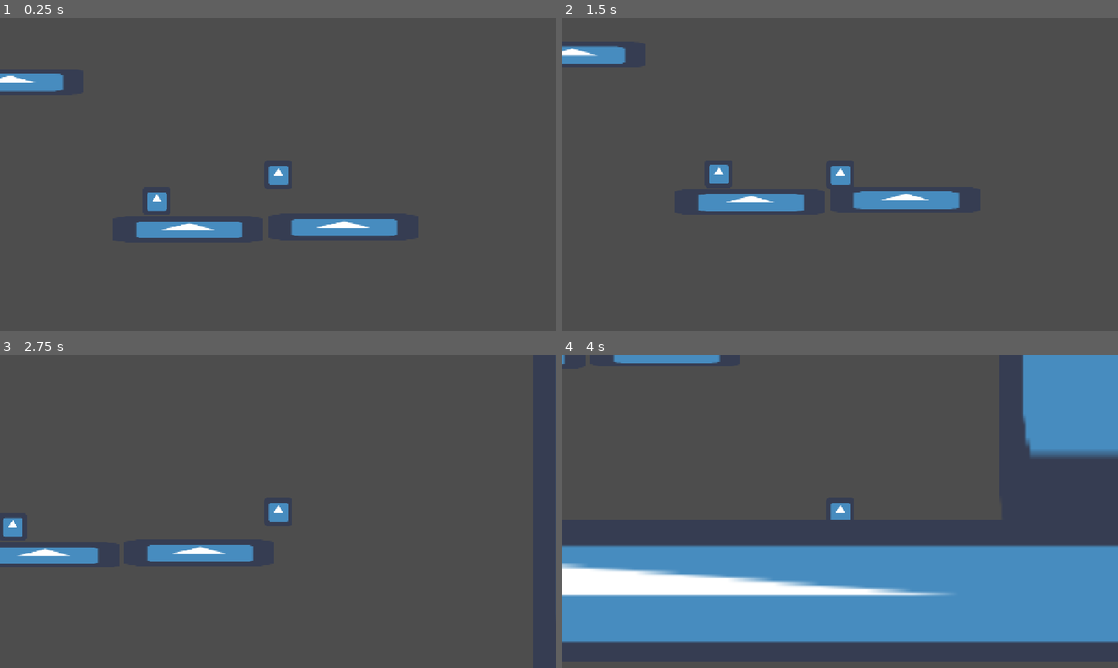
Above: before the commit, frames 1-4 (two rows, left to right).
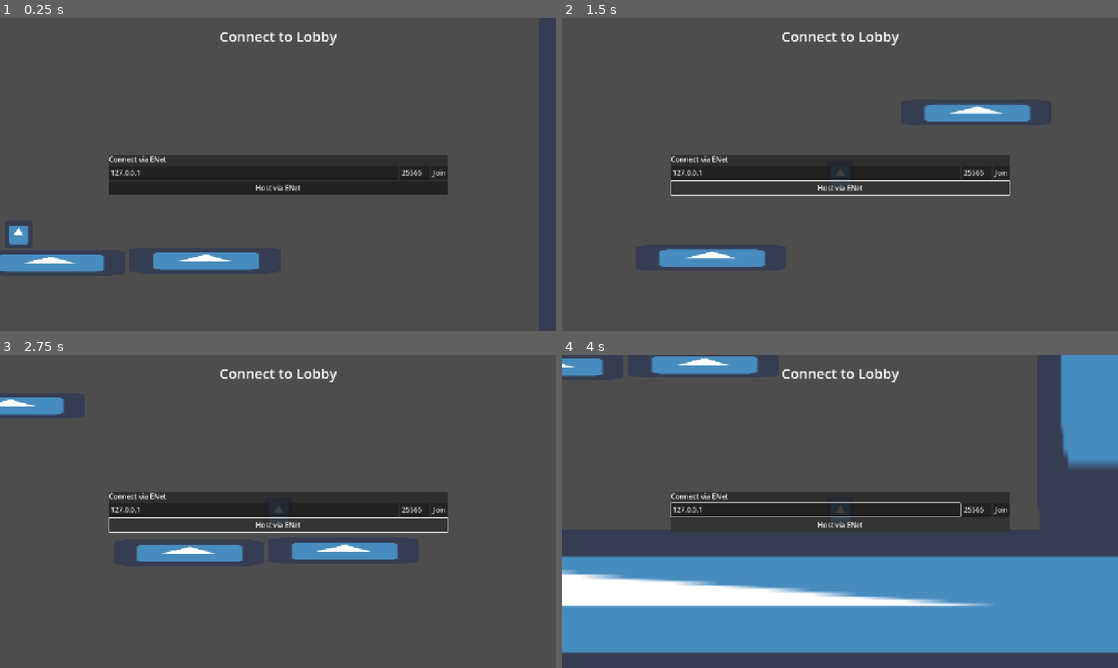
Above: after the commit, the same moments.

Repository: zenbenten/Godot-Platformer
Game: Godot game, scene res://game/game.tscn
Same seed, same stepped clock (60 frames per second), same inputs: the game is played once before the commit and once after it. Before the commit the project starts from res://Main.tscn. The engine's default icon, where the game draws it, is replaced by a stand-in: a white triangle on a blue panel in a dark square.
Inputs (mouse positions are in pixels of both pictures, inside the frame that each line leads up to):
- Up to frame 1 (0.25 s): no input
- Up to frame 2 (1.5 s): click (1001, 171) at 0.5 s, where only the run after the commit has a clickable "Join"; click (840, 187) at 1.25 s, where only the run after the commit has a clickable "Host via ENet"
- Up to frame 3 (2.75 s): hold Right (right) from 2.03 s (still down); tap X (item_use) at 2.1 s; tap Z (jump) at 2.27 s
- Up to frame 4 (4 s): tap Down (look_down) at 2.85 s; tap Z (jump) at 3.02 s; release Right (right) at 3.53 s; hold Left (left) from 3.53 s (still down); hold Up (look_up) from 3.53 s (still down)

The runs differ from the first frame. In frame 1, 13% of the frame differs, in the area x 0-81%, y 4-82%; in frame 2, 12%; in frame 3, 8.9%; in frame 4, 24%, in the area x 0-100%, y 0-96%.

Commit message:
multiplayer begin. player spawning functional. needs synchronization

Diff:
--- a/Main.tscn
+++ b/Main.tscn
@@ -1,6 +1,7 @@
-[gd_scene load_steps=7 format=3 uid="uid://ccmihphn0i6e8"]
+[gd_scene load_steps=8 format=3 uid="uid://ccmihphn0i6e8"]
 
 [ext_resource type="TileSet" path="res://Tiles/tiles.tres" id="1"]
+[ext_resource type="Script" uid="uid://bwo45m6b1pubr" path="res://main.gd" id="1_fos0i"]
 [ext_resource type="PackedScene" uid="uid://704hdtys1kju" path="res://Player.tscn" id="2"]
 [ext_resource type="Texture2D" uid="uid://fxssljcesdq3" path="res://icon.png" id="4_cm0pq"]
 [ext_resource type="PackedScene" uid="uid://bjcsrkof5tixu" path="res://item_pickup.tscn" id="4_fos0i"]
@@ -8,10 +9,10 @@
 
 [sub_resource type="RectangleShape2D" id="RectangleShape2D_fos0i"]
 
-[node name="Main" type="Node2D"]
-
-[node name="Player" parent="." instance=ExtResource("2")]
-position = Vector2(321.796, 376.075)
+[node name="Main" type="Node2D" node_paths=PackedStringArray("player_spawner")]
+script = ExtResource("1_fos0i")
+player_scene = ExtResource("2")
+player_spawner = NodePath("OnlineEntities/PlayerSpawner")
 
 [node name="TileMap" type="TileMap" parent="."]
 tile_set = ExtResource("1")
@@ -97,3 +98,9 @@
 [node name="ItemPickup" parent="." instance=ExtResource("4_fos0i")]
 position = Vector2(42, 497)
 item = ExtResource("5_fos0i")
+
+[node name="OnlineEntities" type="Node" parent="."]
+
+[node name="PlayerSpawner" type="MultiplayerSpawner" parent="OnlineEntities"]
+_spawnable_scenes = PackedStringArray("uid://704hdtys1kju")
+spawn_path = NodePath("..")
--- a/Player.gd
+++ b/Player.gd
@@ -1,6 +1,6 @@
 # Player.gd
 # Added a timestamp variable for the jump buffer.
-
+class_name Player
 extends CharacterBody2D
 
 # --- MOVEMENT ---
--- /dev/null
+++ b/game/game.gd
@@ -0,0 +1,11 @@
+extends Node
+
+@onready var main: Main = $Main
+
+func _on_connection_manager_hosting() -> void:
+	main.spawn_player(1)
+
+	multiplayer.peer_connected.connect(
+		func(pid) -> void:
+			main.spawn_player(pid)
+	)
--- /dev/null
+++ b/game/game.tscn
@@ -0,0 +1,16 @@
+[gd_scene load_steps=4 format=3 uid="uid://cyfrt6mimjmay"]
+
+[ext_resource type="Script" uid="uid://dwm0fnbnde3a2" path="res://game/game.gd" id="1_h7iqs"]
+[ext_resource type="PackedScene" uid="uid://ccmihphn0i6e8" path="res://Main.tscn" id="1_l1rk1"]
+[ext_resource type="PackedScene" uid="uid://dv7f6y416d3o7" path="res://game/ui/connection_manager.tscn" id="2_vasa2"]
+
+[node name="Game" type="Node"]
+script = ExtResource("1_h7iqs")
+
+[node name="Main" parent="." instance=ExtResource("1_l1rk1")]
+
+[node name="UI" type="CanvasLayer" parent="."]
+
+[node name="ConnectionManager" parent="UI" instance=ExtResource("2_vasa2")]
+
+[connection signal="hosting" from="UI/ConnectionManager" to="." method="_on_connection_manager_hosting"]
--- /dev/null
+++ b/game/ui/connection_manager.gd
@@ -0,0 +1,17 @@
+class_name ConnectionManager
+extends Control
+
+signal hosting
+signal joining
+
+@export var enet: ENetConnectionManager
+
+func _ready() -> void:
+	enet.server_created.connect(_host_handler)
+	enet.server_joined.connect(_join_handler)
+
+func _host_handler() -> void:
+	hosting.emit()
+
+func _join_handler() -> void:
+	joining.emit()
--- /dev/null
+++ b/game/ui/connection_manager.tscn
@@ -0,0 +1,85 @@
+[gd_scene load_steps=4 format=3 uid="uid://dv7f6y416d3o7"]
+
+[ext_resource type="Script" uid="uid://eg2rmjdbcdt8" path="res://game/ui/connection_manager.gd" id="1_4aukp"]
+[ext_resource type="Script" uid="uid://df32hi2h5qvk6" path="res://game/ui/enet_connection_manager.gd" id="1_jrqth"]
+
+[sub_resource type="LabelSettings" id="LabelSettings_7xt35"]
+font_size = 32
+
+[node name="ConnectionManager" type="Control" node_paths=PackedStringArray("enet")]
+layout_mode = 3
+anchors_preset = 15
+anchor_right = 1.0
+anchor_bottom = 1.0
+grow_horizontal = 2
+grow_vertical = 2
+script = ExtResource("1_4aukp")
+enet = NodePath("MarginContainer/ConnectionMethods/ENet")
+
+[node name="TitleContainer" type="MarginContainer" parent="."]
+layout_mode = 1
+anchors_preset = 5
+anchor_left = 0.5
+anchor_right = 0.5
+offset_left = -134.5
+offset_right = 134.5
+offset_bottom = 45.0
+grow_horizontal = 2
+theme_override_constants/margin_top = 20
+
+[node name="Label" type="Label" parent="TitleContainer"]
+layout_mode = 2
+text = "Connect to Lobby"
+label_settings = SubResource("LabelSettings_7xt35")
+
+[node name="MarginContainer" type="MarginContainer" parent="."]
+layout_mode = 1
+anchors_preset = 14
+anchor_top = 0.5
+anchor_right = 1.0
+anchor_bottom = 0.5
+offset_top = -46.5
+offset_bottom = 46.5
+grow_horizontal = 2
+grow_vertical = 2
+theme_override_constants/margin_left = 250
+theme_override_constants/margin_right = 250
+
+[node name="ConnectionMethods" type="VBoxContainer" parent="MarginContainer"]
+layout_mode = 2
+
+[node name="ENet" type="PanelContainer" parent="MarginContainer/ConnectionMethods" node_paths=PackedStringArray("host_ip", "host_port")]
+layout_mode = 2
+script = ExtResource("1_jrqth")
+host_ip = NodePath("VBoxContainer/JoinMenu/HostIP")
+host_port = NodePath("VBoxContainer/JoinMenu/HostPort")
+
+[node name="VBoxContainer" type="VBoxContainer" parent="MarginContainer/ConnectionMethods/ENet"]
+layout_mode = 2
+
+[node name="Label" type="Label" parent="MarginContainer/ConnectionMethods/ENet/VBoxContainer"]
+layout_mode = 2
+text = "Connect via ENet"
+
+[node name="JoinMenu" type="HBoxContainer" parent="MarginContainer/ConnectionMethods/ENet/VBoxContainer"]
+layout_mode = 2
+
+[node name="HostIP" type="LineEdit" parent="MarginContainer/ConnectionMethods/ENet/VBoxContainer/JoinMenu"]
+layout_mode = 2
+size_flags_horizontal = 3
+text = "127.0.0.1"
+
+[node name="HostPort" type="LineEdit" parent="MarginContainer/ConnectionMethods/ENet/VBoxContainer/JoinMenu"]
+layout_mode = 2
+text = "25565"
+
+[node name="Join" type="Button" parent="MarginContainer/ConnectionMethods/ENet/VBoxContainer/JoinMenu"]
+layout_mode = 2
+text = "Join"
+
+[node name="HostENet" type="Button" parent="MarginContainer/ConnectionMethods/ENet/VBoxContainer"]
+layout_mode = 2
+text = "Host via ENet"
+
+[connection signal="pressed" from="MarginContainer/ConnectionMethods/ENet/VBoxContainer/JoinMenu/Join" to="MarginContainer/ConnectionMethods/ENet" method="_on_join_pressed"]
+[connection signal="pressed" from="MarginContainer/ConnectionMethods/ENet/VBoxContainer/HostENet" to="MarginContainer/ConnectionMethods/ENet" method="_on_host_e_net_pressed"]
--- /dev/null
+++ b/game/ui/enet_connection_manager.gd
@@ -0,0 +1,27 @@
+class_name ENetConnectionManager
+extends PanelContainer
+
+signal server_created
+signal server_joined
+
+@export var host_ip: LineEdit
+@export var host_port: LineEdit
+
+var peer = ENetMultiplayerPeer.new()
+
+func _on_host_e_net_pressed() -> void:
+	peer.create_server(int(host_port.text))
+	multiplayer.multiplayer_peer = peer
+
+	multiplayer.peer_connected.connect(
+		func(pid) -> void:
+			print(str(pid) + " has connected.")
+	)
+
+	server_created.emit()
+
+func _on_join_pressed() -> void:
+	peer.create_client(host_ip.text, int(host_port.text))
+	multiplayer.multiplayer_peer = peer
+
+	server_joined.emit()
--- /dev/null
+++ b/main.gd
@@ -0,0 +1,17 @@
+class_name Main
+extends Node2D
+
+@export var player_scene:PackedScene
+@export var player_spawner: MultiplayerSpawner
+
+func _ready() -> void:
+	player_spawner.spawn_function = _ms_player
+
+func spawn_player(authority_pid: int) -> void:
+	player_spawner.spawn(authority_pid)
+
+func _ms_player(authority_pid: int) -> Player:
+	var player = player_scene.instantiate()
+	player.name = str(authority_pid)
+
+	return player
--- a/project.godot
+++ b/project.godot
@@ -11,7 +11,7 @@
 [application]
 
 config/name="Version2"
-run/main_scene="res://Main.tscn"
+run/main_scene="uid://cyfrt6mimjmay"
 config/features=PackedStringArray("4.4")
 config/icon="res://icon.png"
 
Not shown, added: game/game.gd.uid
Not shown, added: game/ui/connection_manager.gd.uid
Not shown, added: game/ui/enet_connection_manager.gd.uid
Not shown, added: main.gd.uid
